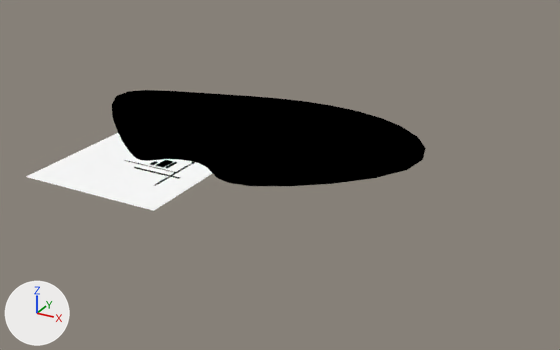
Renders of the Blender file art/2.v0.blend from each side of a commit.
Camera for both pictures: a 50 mm lens placed at (2374.0, -2968.0, 1636.0), pointed at (480.0, 475.0, -85.0). Arrows for +X, +Y and +Z are at lower left; the lights stay in place.

Before the edit, the objects in view are built like this:
```python
me_plane_013 = bpy.data.meshes.new('Plane.013')
me_plane_013.from_pydata(...)  # 10 vertices, 4 faces; spans x -1180.0..1529.0, y -135.0..1466.0, z 0.0
me_plane_013.materials.append(mat_black)  # black #000000
# before: 6 (369.0, 208.0, 0.0), 8 (542.0, -135.0, 0.0), 9 (1529.0, 637.0, 0.0)
me_plane_014 = bpy.data.meshes.new('Plane.014')
me_plane_014.from_pydata([(-1.0, -1.0, 0.0), (1.0, -1.0, 0.0), (-1.0, 1.0, 0.0), (1.0, 1.0, 0.0)], [], [(0, 1, 3, 2)])
me_plane_014.materials.append(mat_white)  # white #ffffff
ob_plane_002 = bpy.data.objects.new('Plane.002', me_plane_013)
ob_plane_002.location = (-163.0, 61.0, 0.0)
_m = ob_plane_002.modifiers.new('Subsurf', 'SUBSURF')
_m.levels = 3
_m.render_levels = 3
ob_plane_003 = bpy.data.objects.new('Plane.003', me_plane_014)
ob_plane_003.location = (-163.0, 61.0, 0.0)
ob_plane_003.scale = (416.0, 416.0, 416.0)
```
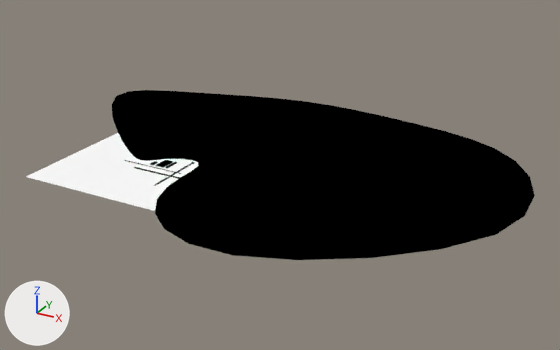
Changed parts and their boxes [x1, y1, x2, y2] in the pictures (560 x 350 px):
'Plane.002', reshaped (35% wider, 76% taller)
    before: [112, 90, 426, 186]
    after: [112, 90, 535, 260]
part 1 of me_plane_013, built on
    before: [175, 106, 426, 186]
    after: [155, 106, 535, 260]

Patch to the scene script:
```diff
--- a/art/2.v0.blend.py
+++ b/art/2.v0.blend.py
@@ me_plane_013 @@
 me_plane_013.from_pydata(...)  # 10 vertices, 4 faces; spans x -1180.0..1529.0, y -135.0..1466.0, z 0.0
 # used by ob_plane_002; location = (-163.0, 61.0, 0.0)
 # verts and faces of me_plane_013; kept vertices keep their numbers, new ones are numbered from 10
+# me_plane_013 part 1
+verts[6] = (363.0, 247.0, 0.0)  # moved
+verts[8] = (220.0, -307.0, 0.0)  # moved
+verts[9] = (1840.0, 1188.0, 0.0)  # moved
+verts[10] = (861.0, -841.0, 0.0)
+verts[11] = (2170.0, 103.0, 0.0)
+faces += [(8, 10, 11, 9)]
 me_plane_013.materials.append(mat_black)
```
